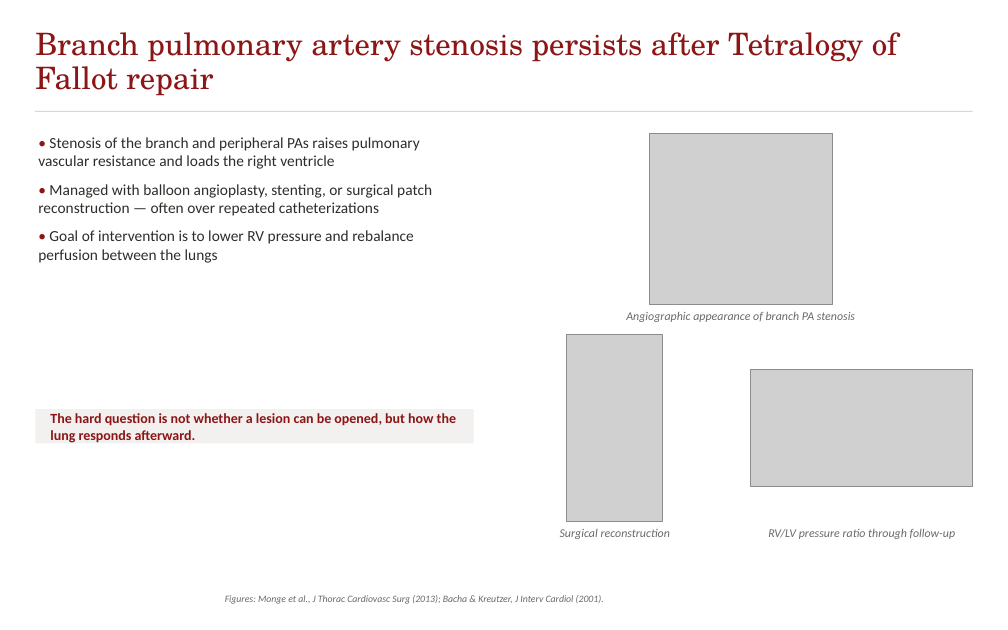
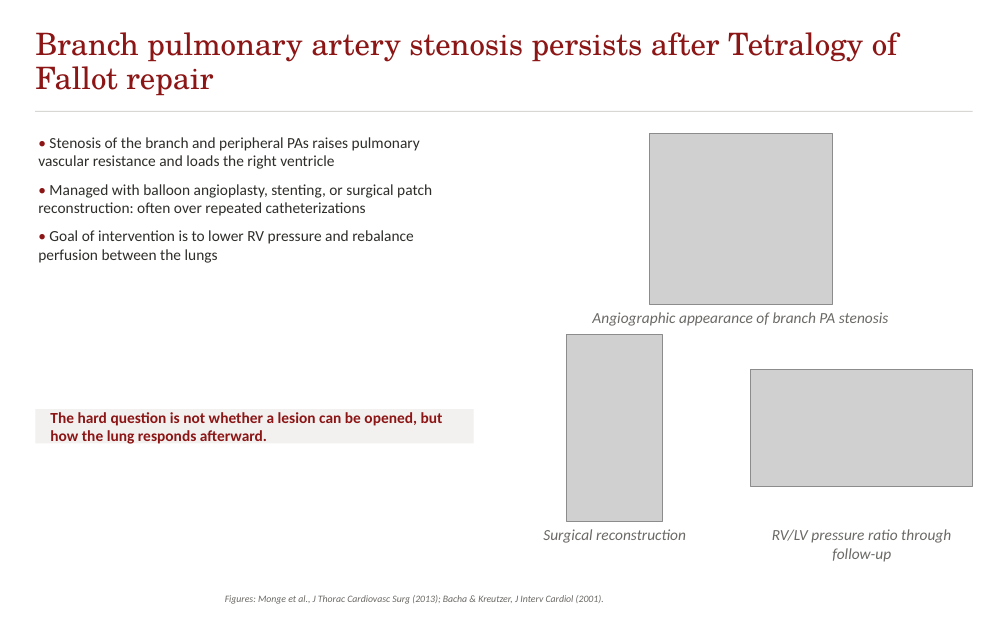
Before and after one commit to ncdorn/svzt-agent, a slide deck: slide 2 of PPAS_pipeline_reference.pptx. Drawn at 1008x630 pixels with LibreOffice and Linux fonts; fonts in the diff are those of the drawing; grey boxes stand for pictures; background and template pictures are left out. Boxes give left, top, right and bottom in pixels: in the first picture for what was removed or moved away, otherwise in the second. Text is boxed around its words. In the diff, an @@ line names an element or a change of style, - is before the commit and + after.

```diff
--- a/PPAS_pipeline_reference.pptx
+++ b/PPAS_pipeline_reference.pptx
@@ text at box(38, 184, 432, 216): text changed @@
-• Managed with balloon angioplasty, stenting, or surgical patch reconstruction — often over repeated catheterizations
+• Managed with balloon angioplasty, stenting, or surgical patch reconstruction: often over repeated catheterizations
@@ text "The hard question is not ..." at box(50, 412, 443, 444): size 10 to 11 pt @@
@@ size 8.5 to 11 pt in 3 elements at box(592, 312, 889, 326), box(543, 529, 686, 543), box(772, 529, 951, 562) @@
```
Also in this commit, not shown: 60 other slides changed, 31 slides added, 5 slides removed.
